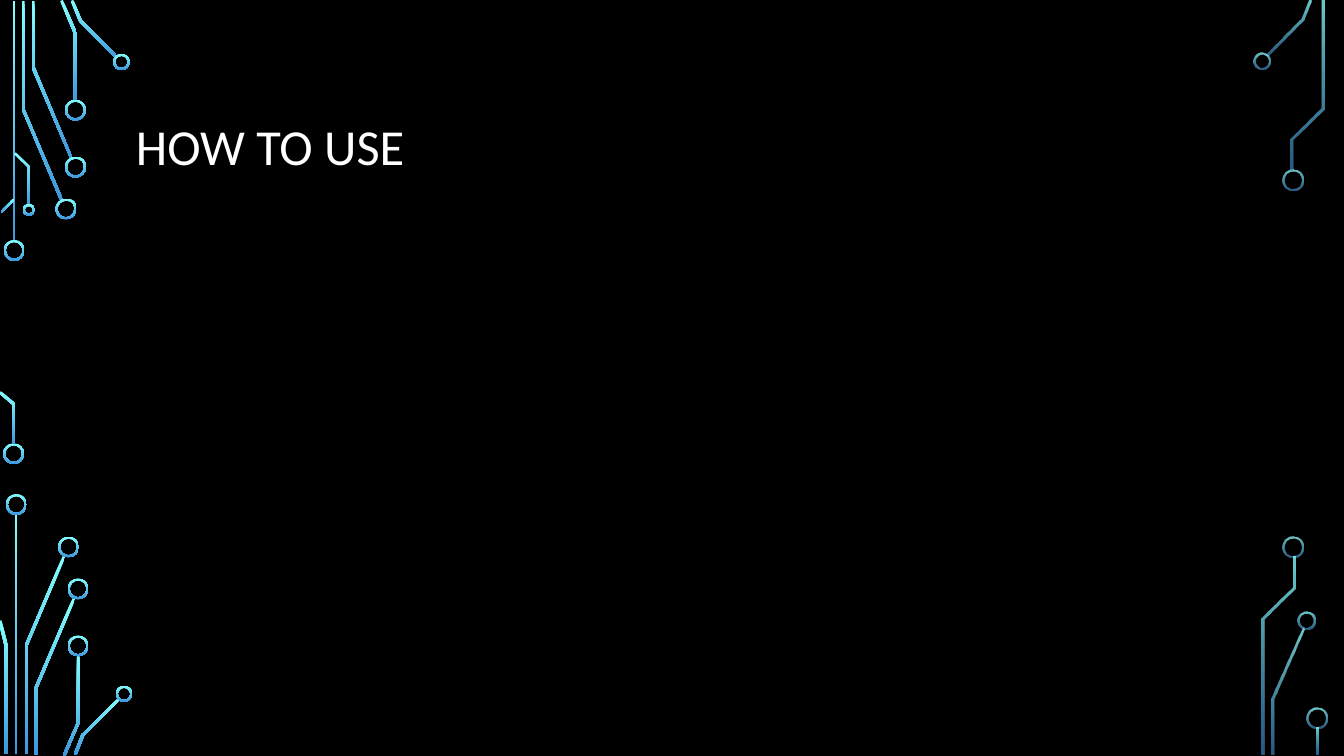
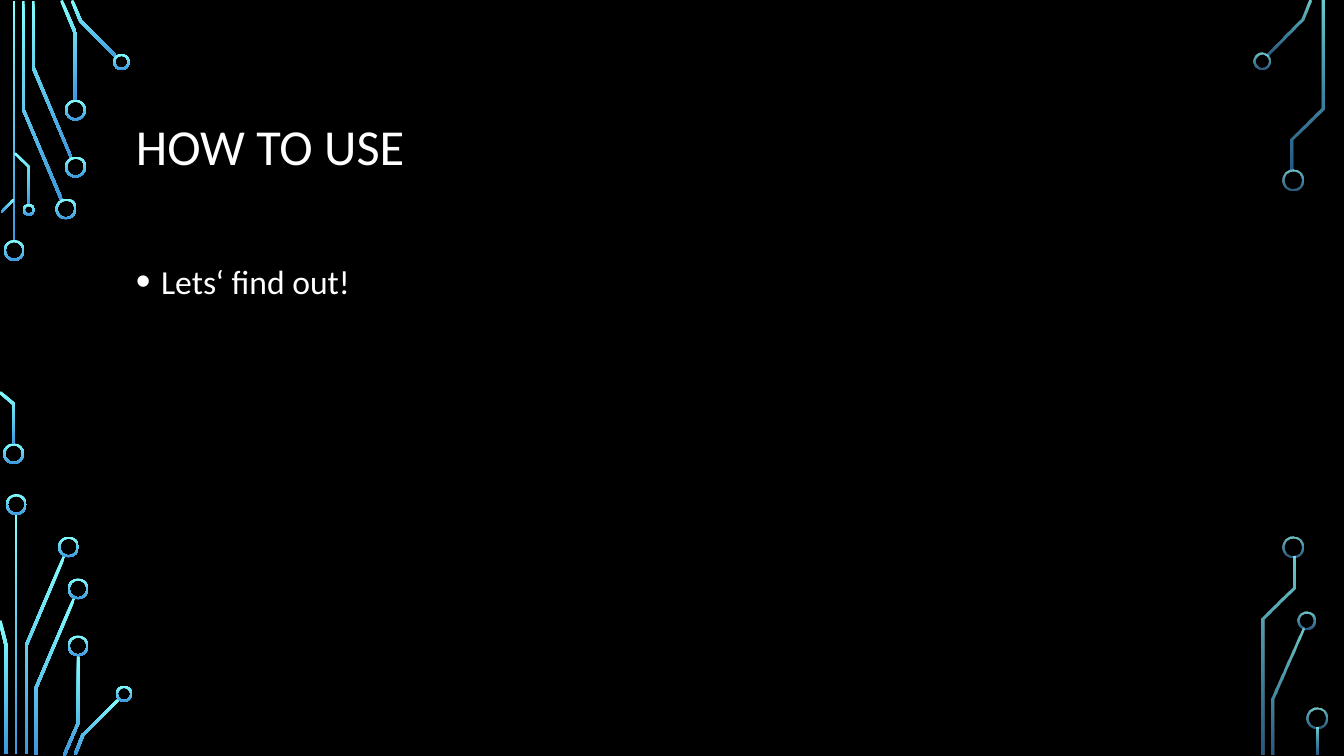
Before and after one commit to DawidMa/ePortfolio, a slide deck: slide 6 of springDataJPA.pptx. Drawn at 1344x756 pixels with LibreOffice and Linux fonts; fonts in the diff are those of the drawing; background and template pictures are left out. Boxes give left, top, right and bottom in pixels: in the first picture for what was removed or moved away, otherwise in the second. Text is boxed around its words. In the diff, an @@ line names an element or a change of style, - is before the commit and + after.

```diff
--- a/springDataJPA.pptx
+++ b/springDataJPA.pptx
@@ text added at (161,270,350,295), 24 pt, text #FFFFFF @@
+• Lets‘ find out!
```
Also in this commit, not shown: 3 other slides changed, 1 slide added, 1 slide removed, 12 other files.
